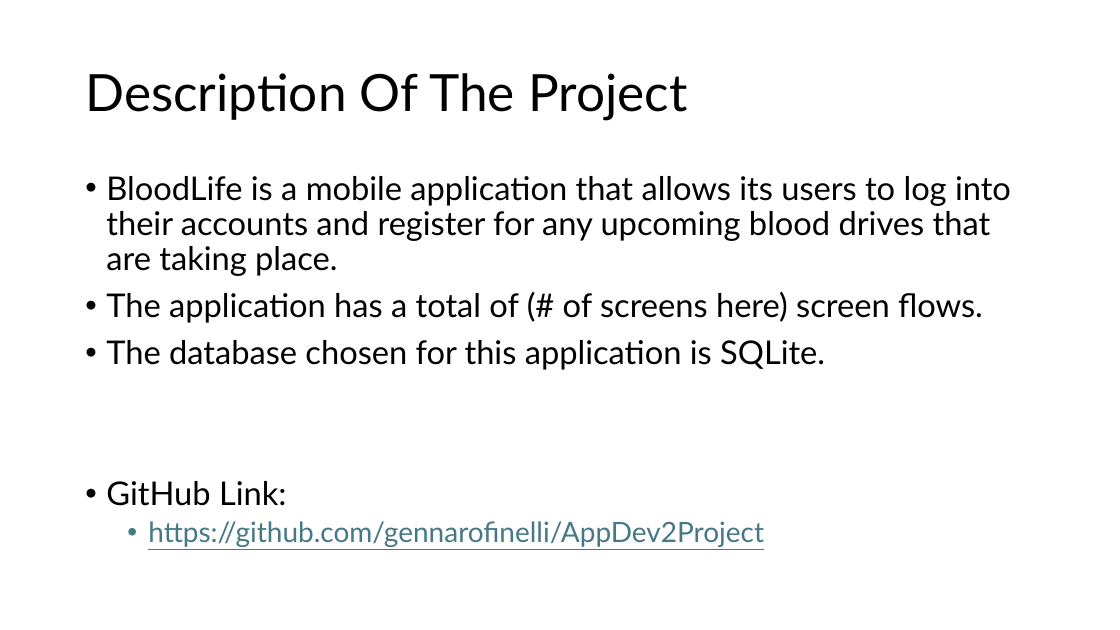
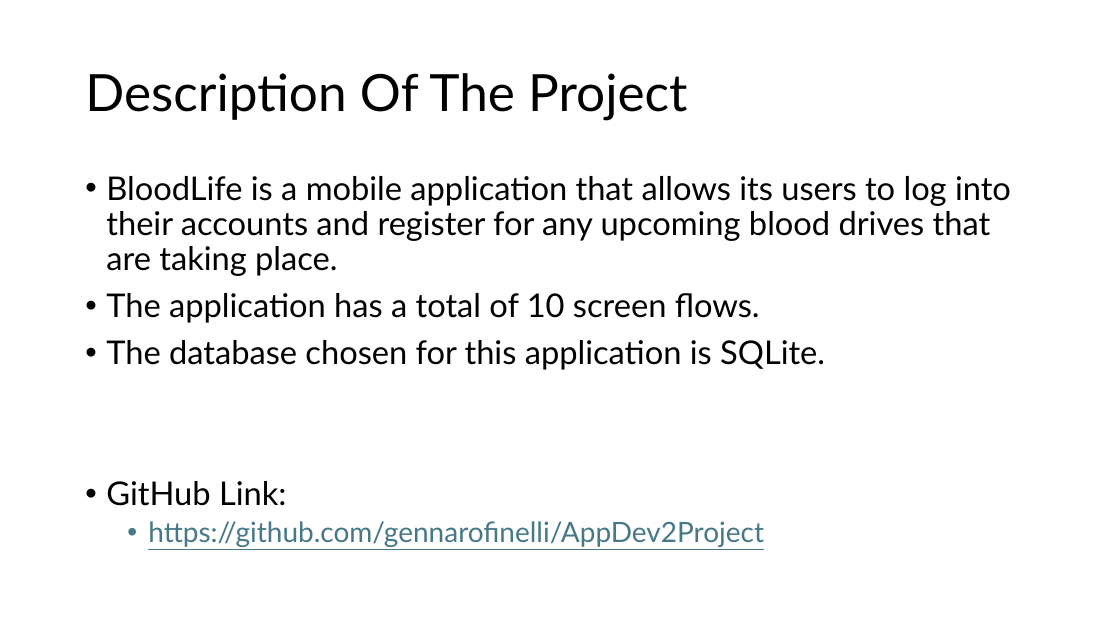
Before and after one commit to gennarofinelli/AppDev2Project, a slide deck: slide 2 of BloodLife Presentation.pptx. Drawn at 1120x630 pixels with LibreOffice and Linux fonts; fonts in the diff are those of the drawing. Boxes give left, top, right and bottom in pixels: in the first picture for what was removed or moved away, otherwise in the second. Text is boxed around its words. In the diff, an @@ line names an element or a change of style, - is before the commit and + after.

```diff
--- a/BloodLife Presentation.pptx
+++ b/BloodLife Presentation.pptx
@@ text at (x1=106, y1=293, x2=760, y2=323): text changed @@
-• The application has a total of (# of screens here) screen flows.
+• The application has a total of 10 screen flows.
```
Also in this commit, not shown: 1 other slide changed.
